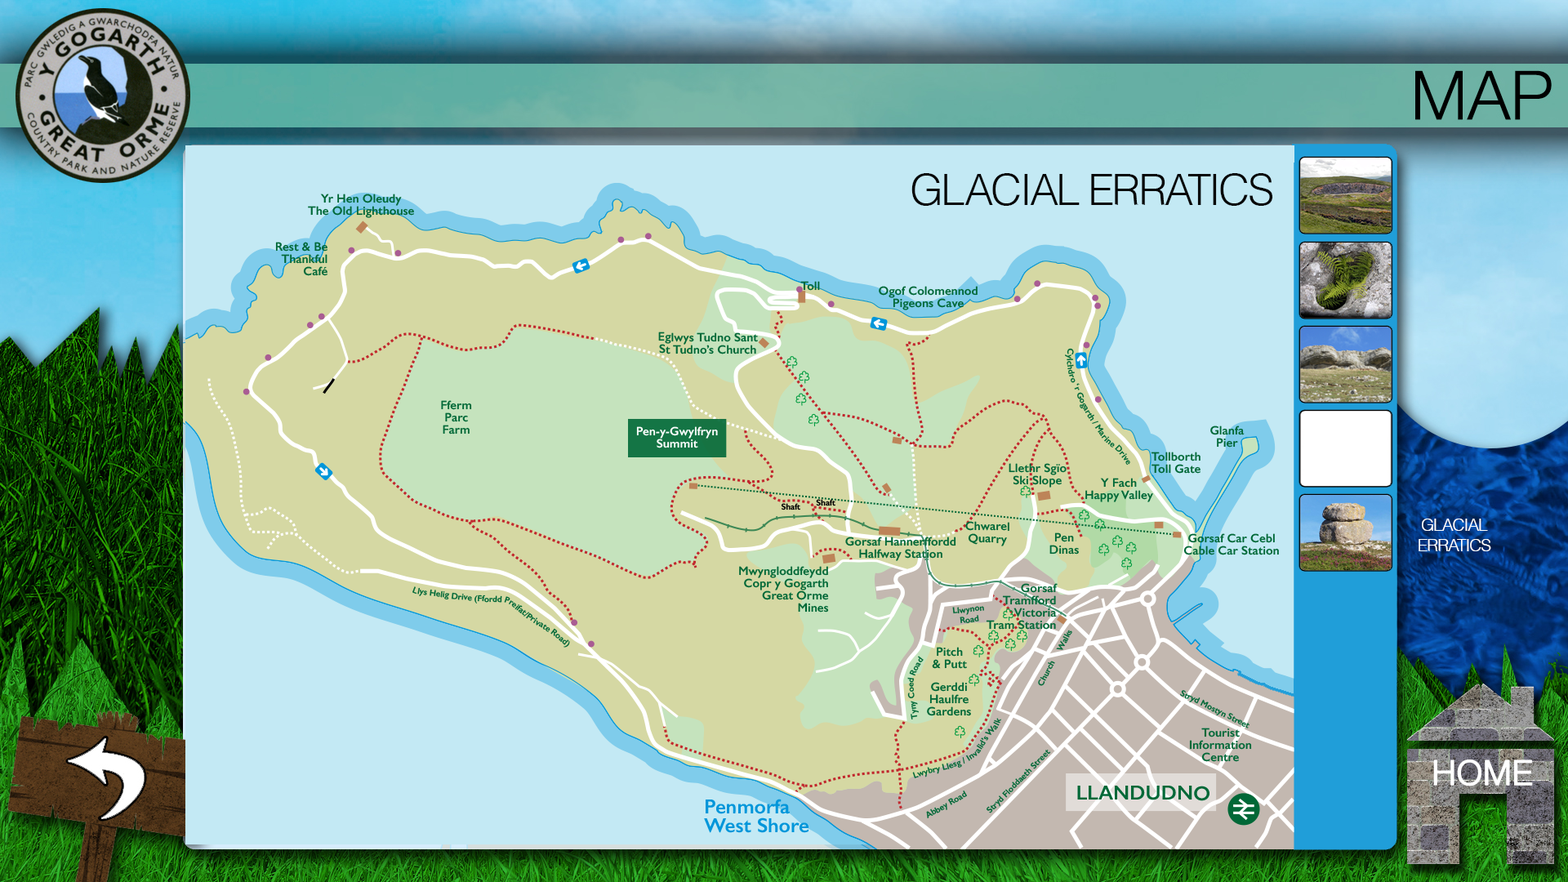
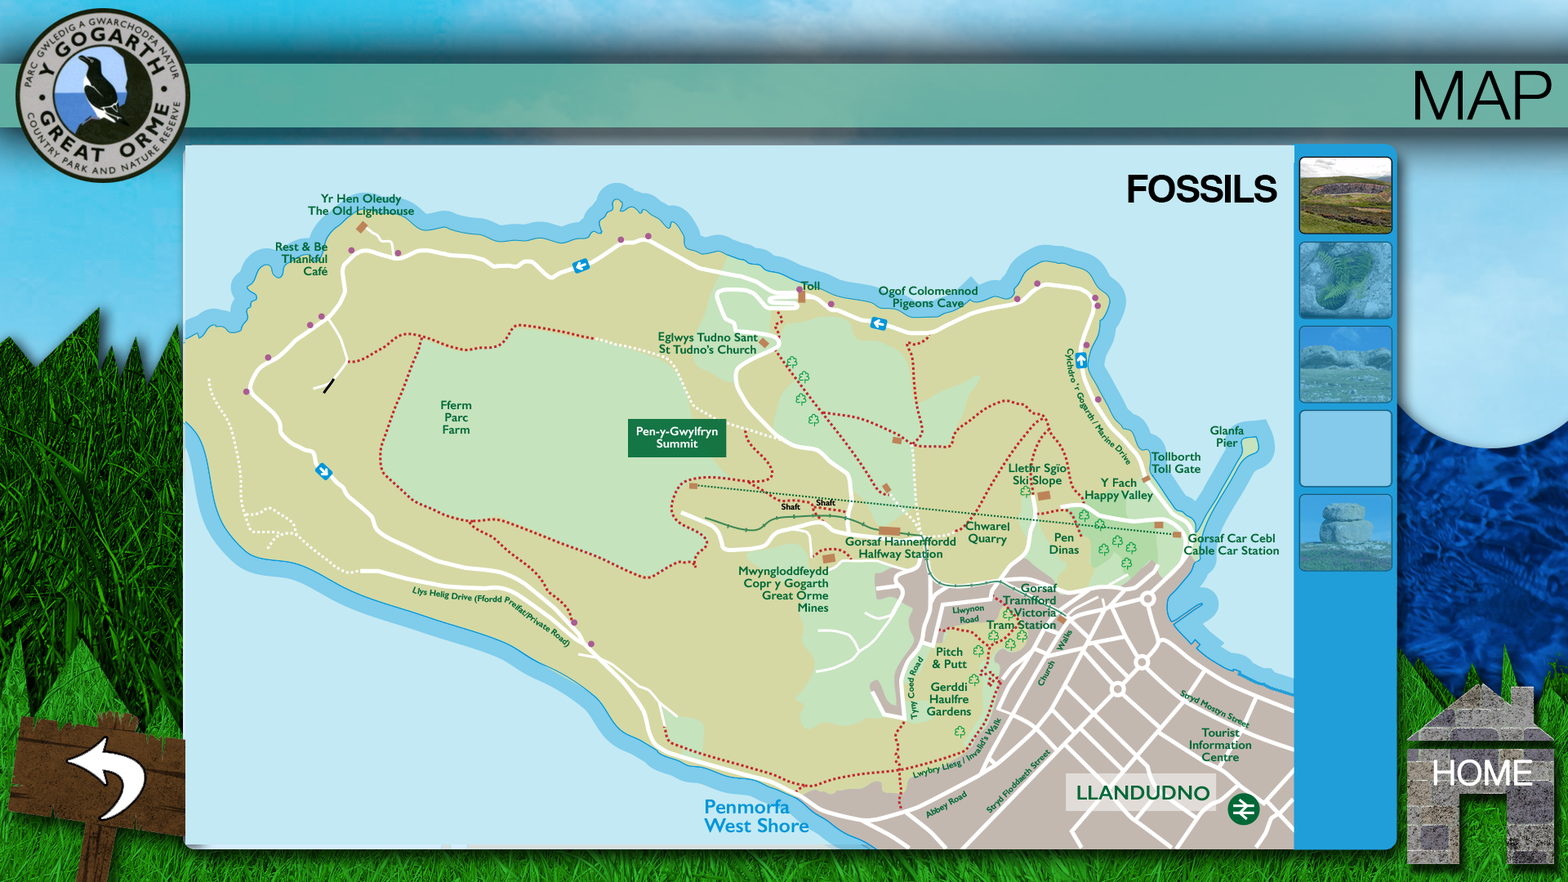
Two versions of the same layered image (w=1568, h=882). Layer-by-layer changes:
hid "5", painted on it over (x1=911, y1=173, x2=1278, y2=206)
showed "1", painted on it over (x1=1127, y1=174, x2=1278, y2=203)
removed group "Group 1" (1 layers) over (x1=1418, y1=518, x2=1492, y2=552)
removed layer "1 - A stone age burial chamber copy 12" from group "Group 1" over (x1=1418, y1=518, x2=1492, y2=552)
"Layer 5 copy 9": opacity 100% → 45% over (x1=1298, y1=493, x2=1394, y2=572)
"Layer 5 copy 8": opacity 100% → 45% over (x1=1298, y1=409, x2=1394, y2=488)
"Layer 5 copy 7": opacity 100% → 45% over (x1=1298, y1=325, x2=1394, y2=404)
"Layer 5 copy 6": opacity 100% → 45% over (x1=1298, y1=240, x2=1394, y2=320)